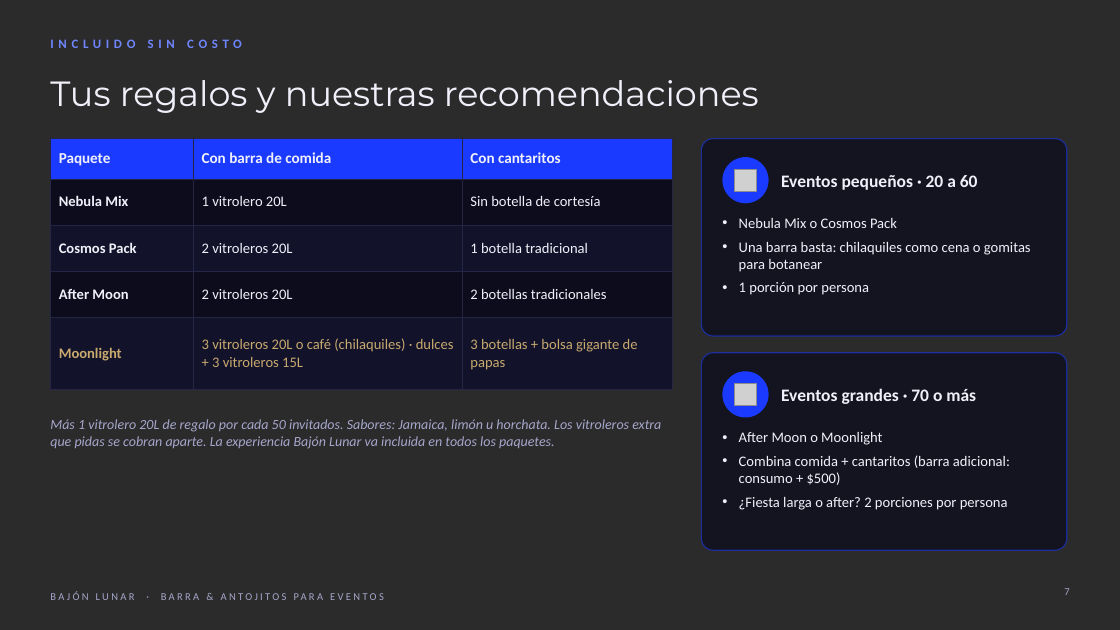
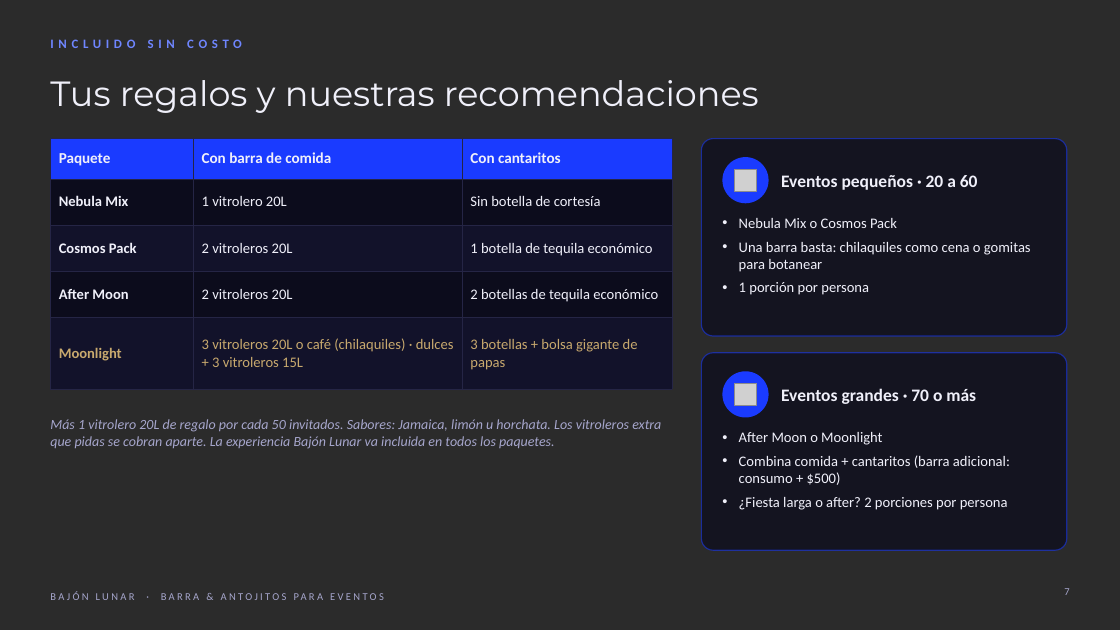
Before and after one commit to ingalejandrofh01-boop/Bajon-Lunar, a slide deck: slide 7 of bajon-lunar-presentacion.pptx. Drawn at 1120x630 pixels with LibreOffice and Linux fonts; fonts in the diff are those of the drawing; grey boxes stand for pictures; background and template pictures are left out; a plain dark background stands for a picture behind light text. Boxes give left, top, right and bottom in pixels: in the first picture for what was removed or moved away, otherwise in the second. Text is boxed around its words. In the diff, an @@ line names an element or a change of style, - is before the commit and + after.

```diff
--- a/bajon-lunar-presentacion.pptx
+++ b/bajon-lunar-presentacion.pptx
@@ table at (x1=50, y1=139, x2=672, y2=374) @@
-row 3, column 3: 1 botella tradicional
+row 3, column 3: 1 botella de tequila económico
-row 4, column 3: 2 botellas tradicionales
+row 4, column 3: 2 botellas de tequila económico
```
Also in this commit, not shown: 2 other slides changed, 13 other files.
